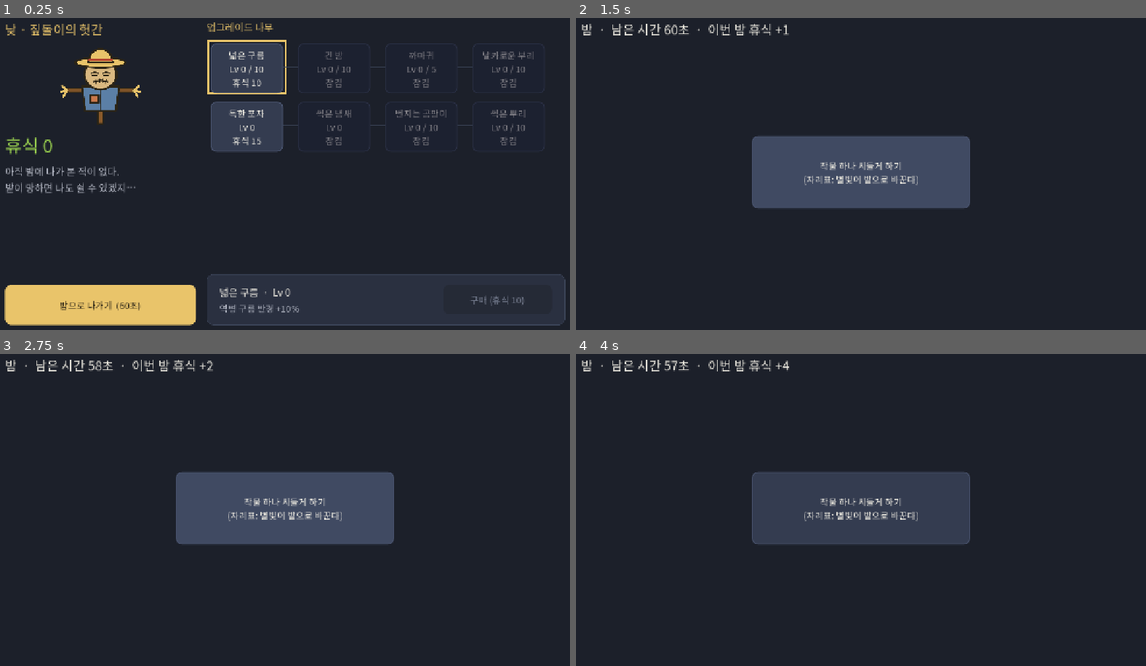
Above: before the commit, frames 1-4 (two rows, left to right).
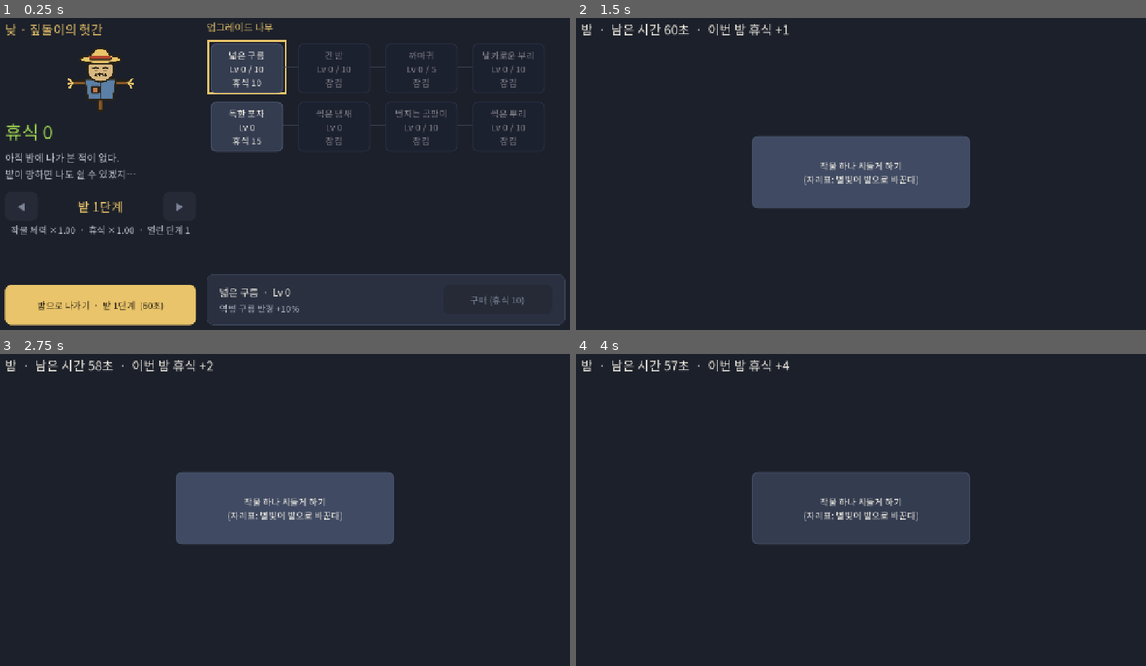
Above: after the commit, the same moments.

Repository: dldpwns1234-rgb/scarecrow1
Game: Godot game, scene res://scenes/main.tscn
The game is run twice, just before and just after one commit, with the same random seed, the same clock (stepped at 60 frames per second) and the same inputs.
Inputs (mouse positions are in pixels of both pictures, inside the frame that each line leads up to):
- Up to frame 1 (0.25 s): no input
- Up to frame 2 (1.5 s): click "밤으로 나가기 (60초)" (after the commit: "밤으로 나가기 · 밭 1단계 (60초)") at 0.5 s; click "작물 하나 시들게 하기 (자리표: 별빛이 밭으로 바꾼…" at 1.25 s
- Up to frame 3 (2.75 s): click "작물 하나 시들게 하기 (자리표: 별빛이 밭으로 바꾼…" at 2 s
- Up to frame 4 (4 s): click "작물 하나 시들게 하기 (자리표: 별빛이 밭으로 바꾼…" at 2.75 s; tap Enter at 3.5 s; move the mouse to (986, 491) at 3.52 s; click (986, 491) at 3.67 s

The runs differ from the first frame. In frame 1, 2.9% of the frame differs, in the area x 1-34%, y 10-94%; in frame 2, less than 0.1%; in frame 3, less than 0.1%; in frame 4, less than 0.1%.

Commit message:
낮 화면에 밭 단계 고르기: ◀ 밭 N단계 ▶와 그 단계의 작물 체력·휴식 배율, 밤으로 나가기 버튼에 단계
밭을 정복하면(90% 시듦) 다음 단계가 열리고, 낮은 단계로 돌아가 쉽게 모을 수도 있다 (Night.choose_level·field_level_changed)

Co-Authored-By: Claude Opus 5.5 <noreply@anthropic.com>

Diff:
--- a/scenes/day/day_screen.gd
+++ b/scenes/day/day_screen.gd
@@ -1,15 +1,16 @@
 extends MarginContainer
-## 낮: 허수아비의 헛간 (GDD 5절). 왼쪽에 짚돌이·휴식·밤 기록과 '밤으로 나가기', 오른쪽에 업그레이드 나무(upgrade_tree.gd).
+## 낮: 허수아비의 헛간 (GDD 5절). 왼쪽에 짚돌이·휴식·밤 기록·밭 단계 고르기(field_picker.gd)와 '밤으로 나가기', 오른쪽에 업그레이드 나무(upgrade_tree.gd).
 ## Game·Upgrades의 시그널을 받아 표시만 하고, 버튼은 Game.start_night()를 부른다. 상수는 배치용이다.
 
 const RefreshGate := preload("res://scenes/ui/refresh_gate.gd")
 const UpgradeTree := preload("res://scenes/day/upgrade_tree.gd")
+const FieldPicker := preload("res://scenes/day/field_picker.gd")
 const PORTRAIT := preload("res://icon.svg")
 
 const MARGIN: int = 24
 const GAP: int = 24
 const LEFT_WIDTH: float = 420.0
-const PORTRAIT_SIZE := Vector2(180, 180)
+const PORTRAIT_SIZE := Vector2(150, 150)
 const NIGHT_BUTTON_HEIGHT: float = 88.0
 const RECORD_HEIGHT: float = 80.0  # 두 줄 자리. 글이 바뀌어도 아래가 밀리지 않게
 const TITLE_COLOR := Color("e9c46a")
@@ -39,6 +40,7 @@
 	Game.rest_changed.connect(_gate.queue)
 	Game.night_finished.connect(_gate.queue)
 	Upgrades.upgrade_changed.connect(_gate.queue)
+	Night.field_level_changed.connect(_gate.queue)
 	_refresh()
 
 
@@ -59,6 +61,7 @@
 	_record = _label("", 0, NOTE_COLOR)
 	_record.custom_minimum_size = Vector2(0.0, RECORD_HEIGHT)
 	column.add_child(_record)
+	column.add_child(FieldPicker.new())  # 다음 밤의 밭 단계 (밭 정복으로 열린다)
 	var spacer := Control.new()
 	spacer.size_flags_vertical = Control.SIZE_EXPAND_FILL
 	column.add_child(spacer)
@@ -86,4 +89,4 @@
 		_record.text = "아직 밤에 나가 본 적이 없다.\n밭이 망하면 나도 쉴 수 있겠지…"
 	else:
 		_record.text = "밤 %d번 지남\n지난 밤 +%s  ·  최고 +%s" % [Game.nights, Num.format(Game.last_haul), Num.format(Game.best_haul)]
-	_night_button.text = "밤으로 나가기  (%d초)" % roundi(Game.night_seconds())
+	_night_button.text = "밤으로 나가기  ·  밭 %d단계  (%d초)" % [Night.field_level, roundi(Game.night_seconds())]
--- /dev/null
+++ b/scenes/day/field_picker.gd
@@ -0,0 +1,54 @@
+extends VBoxContainer
+## 낮 화면: 다음 밤의 밭 단계 고르기 (GDD 4절 밭 정복). "◀  밭 3단계  ▶"와 그 단계의 작물 체력·휴식 배율.
+## 밭을 정복하면(90% 시듦) 다음 단계가 열린다. 낮은 단계로 돌아가 쉽게 모을 수도 있다. Night의 함수와 시그널만 쓴다. 상수는 배치용이다.
+
+const ARROW_SIZE := Vector2(72, 64)
+const LEVEL_FONT_SIZE: int = 28
+const NOTE_FONT_SIZE: int = 20
+const NOTE_COLOR := Color("b8bcc8")
+const LEVEL_COLOR := Color("e9c46a")
+
+var _down: Button
+var _up: Button
+var _level: Label
+var _note: Label
+
+
+func _ready() -> void:
+	var row := HBoxContainer.new()
+	add_child(row)
+	_down = _arrow("◀", -1)
+	row.add_child(_down)
+	_level = Label.new()
+	_level.horizontal_alignment = HORIZONTAL_ALIGNMENT_CENTER
+	_level.size_flags_horizontal = Control.SIZE_EXPAND_FILL
+	_level.add_theme_font_size_override("font_size", LEVEL_FONT_SIZE)
+	_level.add_theme_color_override("font_color", LEVEL_COLOR)
+	row.add_child(_level)
+	_up = _arrow("▶", 1)
+	row.add_child(_up)
+	_note = Label.new()
+	_note.horizontal_alignment = HORIZONTAL_ALIGNMENT_CENTER
+	_note.add_theme_font_size_override("font_size", NOTE_FONT_SIZE)
+	_note.add_theme_color_override("font_color", NOTE_COLOR)
+	add_child(_note)
+	Night.field_level_changed.connect(_refresh.unbind(2))
+	_refresh()
+
+
+func _arrow(text: String, step: int) -> Button:
+	var button := Button.new()
+	button.text = text
+	button.custom_minimum_size = ARROW_SIZE
+	button.pressed.connect(func() -> void: Night.choose_level(Night.field_level + step))
+	return button
+
+
+func _refresh() -> void:
+	var level := Night.field_level
+	_level.text = "밭 %d단계" % level
+	_down.disabled = level <= 1
+	_up.disabled = level >= Night.best_level
+	var hp := Balance.crop_hp(0, level) / Balance.crop_hp(0, 1)
+	var rest := Balance.crop_rest(0, level) / Balance.crop_rest(0, 1)
+	_note.text = "작물 체력 %s  ·  휴식 %s  ·  열린 단계 %d" % [Num.multiplier(hp), Num.multiplier(rest), Night.best_level]
Not shown, added: scenes/day/field_picker.gd.uid
